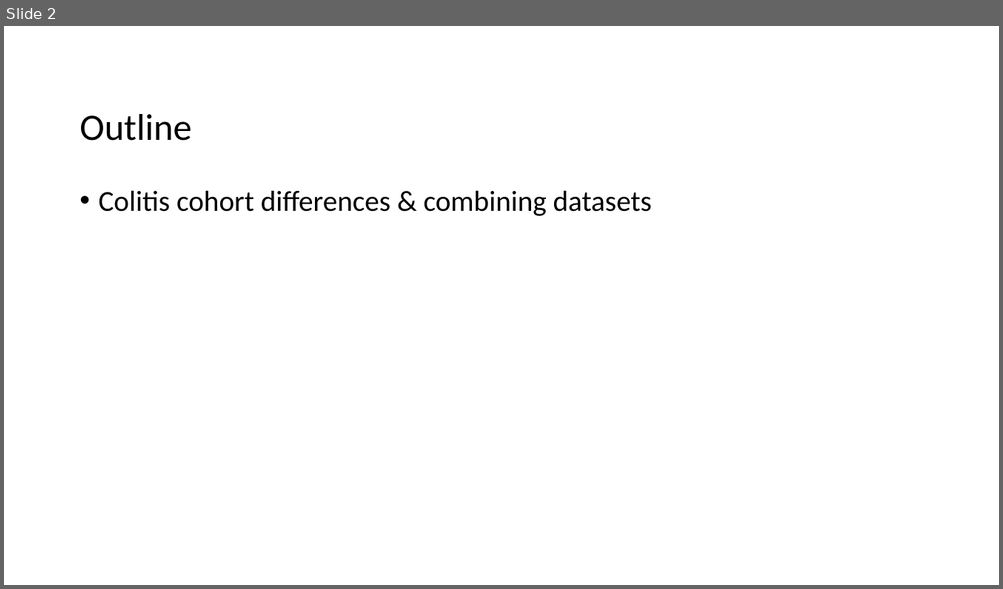
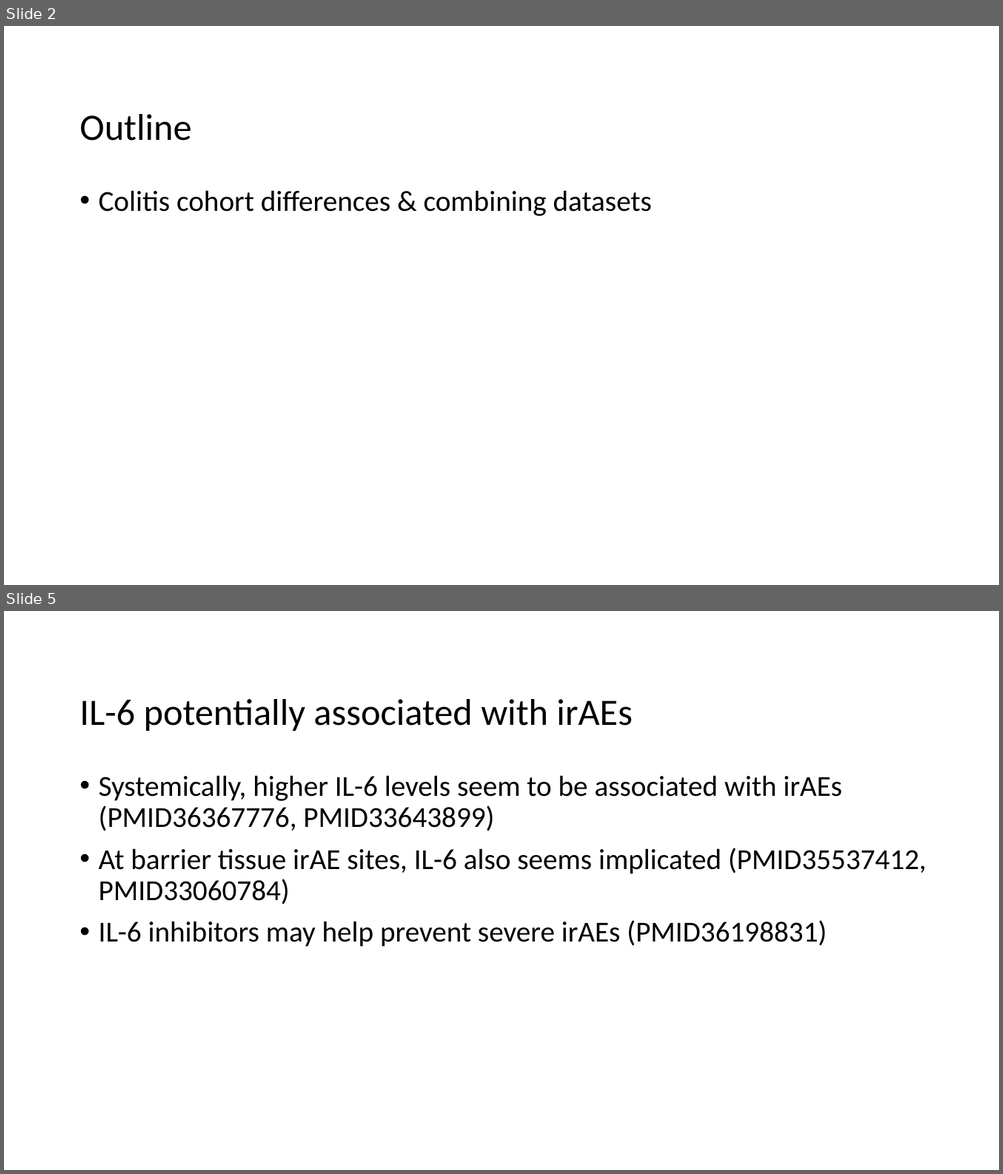
Before and after one commit to tybottorff/bottorffdocs, a slide deck: presentations/weekly_meetings/3_7_24.pptx. Shown one above the other, each under a label of ours: slide 2 before the commit, slides 2 and 5 after it; the slides between them are not shown. The pictures are 1003x589 and 1003x1174 pixels, drawn with LibreOffice and Linux fonts; fonts in the diff are those of the drawing. Boxes give left, top, right and bottom in pixels: in the first picture for what was removed or moved away, otherwise in the second. Text is boxed around its words. In the diff, an @@ line names an element or a change of style, - is before the commit and + after.

```diff
--- a/presentations/weekly_meetings/3_7_24.pptx
+++ b/presentations/weekly_meetings/3_7_24.pptx
@@ slide 5 added at [4,611,999,1170], background #FFFFFF @@
@@ title added at [79,699,632,731], 36 pt, text #000000 @@
+IL-6 potentially associated with irAEs
@@ text added at [99,775,926,947], 28 pt, text #000000 @@
+• Systemically, higher IL-6 levels seem to be associated with irAEs (PMID36367776, PMID33643899)
+• At barrier tissue irAE sites, IL-6 also seems implicated (PMID35537412, PMID33060784)
+• IL-6 inhibitors may help prevent severe irAEs (PMID36198831)
```
Also in this commit, not shown: 3 slides changed, 1 other slide added.
